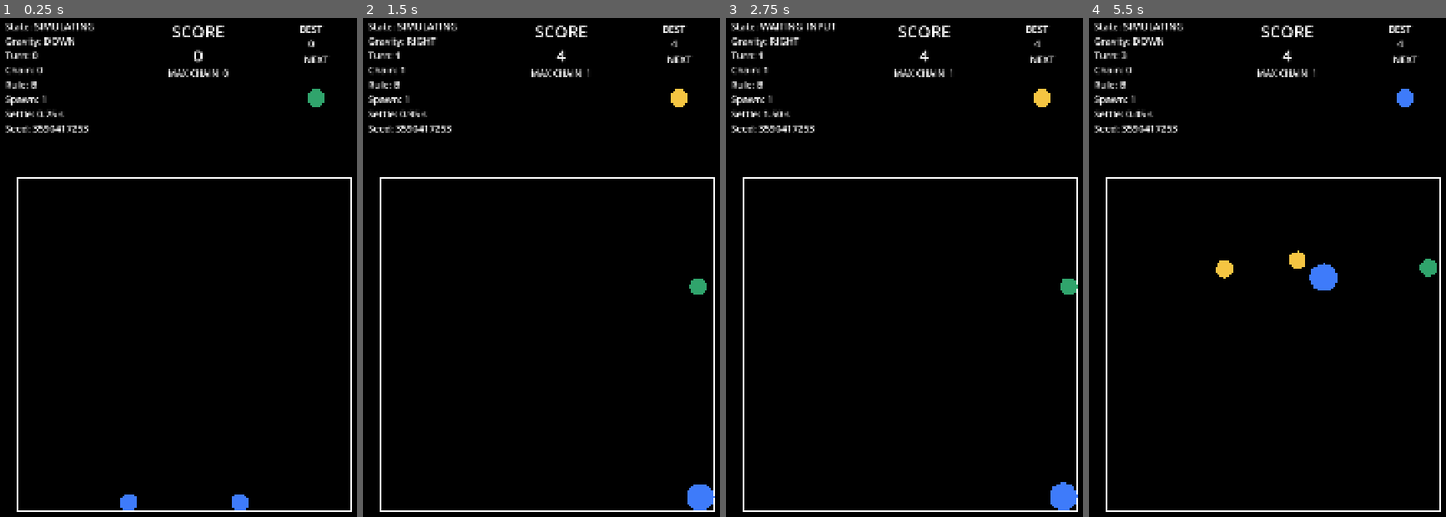
Above: before the commit, frames 1-4 (left to right).
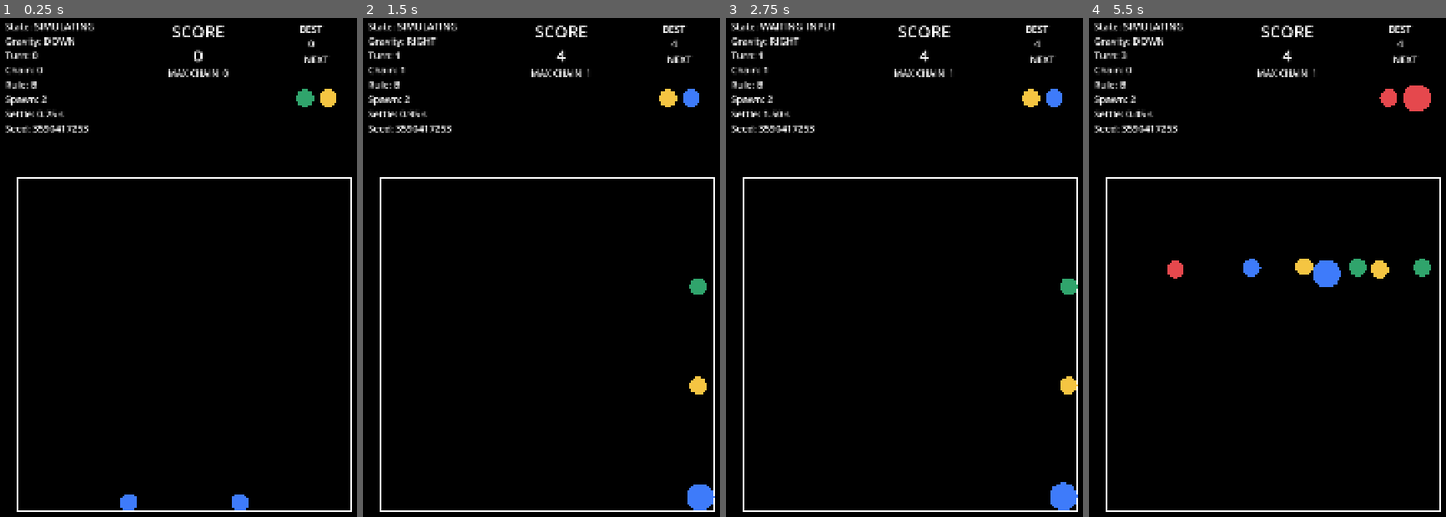
Above: after the commit, the same moments.

Repository: jeongmo-dot/gravity_orb
Game: Godot game, scene res://scenes/Main.tscn
Same seed, same stepped clock (60 frames per second), same inputs: the game is played once before the commit and once after it.
Inputs (mouse positions are in pixels of both pictures, inside the frame that each line leads up to):
- Up to frame 1 (0.25 s): no input
- Up to frame 2 (1.5 s): move the mouse to (630, 312) at 0.52 s; hold Right (gravity_right) 0.53-1.25 s; click (630, 312) at 0.67 s; drag from (473, 377) to (527, 477) at 1.27 s
- Up to frame 3 (2.75 s): move the mouse to (947, 197) at 2.02 s; hold Right (gravity_right) from 2.03 s (still down)
- Up to frame 4 (5.5 s): release Right (gravity_right) at 2.75 s; tap Enter at 2.75 s; drag from (1253, 477) to (1160, 242) at 2.77 s; move the mouse to (1385, 442) at 3.52 s; hold Left (gravity_left) 3.53-4.25 s; drag from (1160, 242) to (1217, 177) at 4.27 s; move the mouse to (1292, 342) at 5.02 s; hold Down (gravity_down) from 5.03 s (still down); click (1292, 342) at 5.17 s

The runs differ from the first frame. In frame 1, 0.3% of the frame differs, in the area x 11-95%, y 14-18%; in frame 2, 0.5%; in frame 3, 0.5%; in frame 4, 1.7%, in the area x 11-98%, y 13-55%.

Commit message:
[#15 M7] B2 생성 규칙 기본값 채택

Diff:
--- a/config/GameConfig.gd
+++ b/config/GameConfig.gd
@@ -31,7 +31,7 @@
 @export var allow_same_direction_swipe: bool = true
 @export var spawn_level_weights: PackedFloat32Array = PackedFloat32Array([0.9, 0.1])
 @export var spawn_color_weights: PackedFloat32Array = PackedFloat32Array([1.0, 1.0, 1.0, 1.0])
-@export var spawn_count_per_turn: int = 1
+@export var spawn_count_per_turn: int = 2
 @export var spawn_count_ramp_turns: int = 0
 @export var spawn_count_max: int = 3
 @export var spawn_position_mode: SpawnPositionMode = SpawnPositionMode.RANDOM
@@ -52,7 +52,6 @@
 @export var wall_penetration_limit: float = 16.0
 @export var opposite_pairs: Array[Vector2i] = [
 	Vector2i(OrbTypes.OrbColor.RED, OrbTypes.OrbColor.BLUE),
-	Vector2i(OrbTypes.OrbColor.GREEN, OrbTypes.OrbColor.YELLOW),
 ]
 @export var annihilation_rule: AnnihilationRule = AnnihilationRule.B_SAME_LEVEL
 @export var level_scores: PackedInt32Array = PackedInt32Array([2, 4, 8, 16, 32, 64, 128])
--- a/config/default_config.tres
+++ b/config/default_config.tres
@@ -27,7 +27,7 @@
 allow_same_direction_swipe = true
 spawn_level_weights = PackedFloat32Array(0.9, 0.1)
 spawn_color_weights = PackedFloat32Array(1, 1, 1, 1)
-spawn_count_per_turn = 1
+spawn_count_per_turn = 2
 spawn_count_ramp_turns = 0
 spawn_count_max = 3
 spawn_position_mode = 0
@@ -46,7 +46,7 @@
 ghost_max_time = 0.6
 ghost_alpha = 0.55
 wall_penetration_limit = 16.0
-opposite_pairs = Array[Vector2i]([Vector2i(0, 1), Vector2i(2, 3)])
+opposite_pairs = Array[Vector2i]([Vector2i(0, 1)])
 annihilation_rule = 1
 level_scores = PackedInt32Array(2, 4, 8, 16, 32, 64, 128)
 annihilation_score_factor = 0.5
--- a/tests/scenarios/test_spawn_flow.gd
+++ b/tests/scenarios/test_spawn_flow.gd
@@ -109,6 +109,7 @@
 
 func test_preview_matches_spawned_orb_and_spawn_line() -> void:
 	var snapshot: Dictionary = _snapshot_config()
+	Config.data.spawn_count_per_turn = 1
 	_set_fast_settle()
 	var fixture: Dictionary = await _create_ready_fixture(4003)
 	var board: Board = fixture["board"] as Board
@@ -197,6 +198,7 @@
 func test_three_turns_spawn_before_one_settle_each() -> void:
 	var snapshot: Dictionary = _snapshot_config()
 	_set_fast_settle()
+	var spawn_count: int = Config.data.spawn_count_per_turn
 	var fixture: Dictionary = await _create_ready_fixture(4005)
 	var board: Board = fixture["board"] as Board
 	var manager: TurnManager = fixture["manager"] as TurnManager
@@ -209,10 +211,18 @@
 		manager.on_swipe(direction)
 		assert_eq(manager.state, TurnManager.State.SPAWNING, "swipe enters SPAWNING")
 		await _wait_for_state(manager, TurnManager.State.SIMULATING)
-		assert_eq(board.get_orbs().size(), orb_count_before + 1, "spawn precedes settling")
+		assert_eq(
+			board.get_orbs().size(),
+			orb_count_before + spawn_count,
+			"spawn precedes settling"
+		)
 		await _wait_for_state(manager, TurnManager.State.WAITING_INPUT)
 
-	assert_eq(board.get_orbs().size(), 5, "initial two plus three turn spawns")
+	assert_eq(
+		board.get_orbs().size(),
+		Config.data.initial_orb_count + directions.size() * spawn_count,
+		"initial orbs plus three turn batches"
+	)
 	var expected_states: Array[TurnManager.State] = []
 	for _turn: int in range(3):
 		expected_states.append_array(
@@ -231,6 +241,7 @@
 
 func test_center_spawn_overlap_remains_inside_board_for_half_second() -> void:
 	var snapshot: Dictionary = _snapshot_config()
+	Config.data.spawn_count_per_turn = 1
 	Config.data.spawn_position_mode = GameConfig.SpawnPositionMode.CENTER
 	var fixture: Dictionary = await _create_fixture(4006, false)
 	var board: Board = fixture["board"] as Board
@@ -379,7 +390,7 @@
 		]
 	)
 	assert_eq(manager.turn_index, 20, "twenty turns completed")
-	assert_eq(board.get_orbs().size(), 22, "initial two plus twenty turn spawns")
+	assert_eq(board.get_orbs().size(), 42, "initial two plus forty turn spawns")
 	assert_eq(total_departures, 0, "twenty-turn orb center departures")
 	assert_eq(total_divergences, 0, "twenty-turn divergent orb frames")
 	assert_eq(board.escape_guard_count, 0, "twenty-turn escape guard activations")
--- a/tests/test_config.gd
+++ b/tests/test_config.gd
@@ -71,7 +71,7 @@
 		PackedFloat32Array([1.0, 1.0, 1.0, 1.0]),
 		"color weights"
 	)
-	assert_eq(config.spawn_count_per_turn, 1, "spawn count per turn")
+	assert_eq(config.spawn_count_per_turn, 2, "spawn count per turn")
 	assert_eq(config.spawn_count_ramp_turns, 0, "spawn count ramp disabled")
 	assert_eq(config.spawn_count_max, 3, "spawn count maximum")
 	assert_eq(config.spawn_position_mode, GameConfig.SpawnPositionMode.RANDOM, "position mode")
@@ -122,17 +122,12 @@
 
 func test_m6_annihilation_defaults() -> void:
 	var config: GameConfig = CONFIG_RESOURCE.duplicate(true) as GameConfig
-	assert_eq(config.opposite_pairs.size(), 2, "opposite pair count")
-	if config.opposite_pairs.size() == 2:
+	assert_eq(config.opposite_pairs.size(), 1, "opposite pair count")
+	if config.opposite_pairs.size() == 1:
 		assert_eq(
 			config.opposite_pairs[0],
 			Vector2i(OrbTypes.OrbColor.RED, OrbTypes.OrbColor.BLUE),
 			"red-blue opposite pair"
-		)
-		assert_eq(
-			config.opposite_pairs[1],
-			Vector2i(OrbTypes.OrbColor.GREEN, OrbTypes.OrbColor.YELLOW),
-			"green-yellow opposite pair"
 		)
 	assert_eq(
 		config.annihilation_rule,
@@ -148,12 +143,12 @@
 		"opposite pair reverse"
 	)
 	assert_true(
-		config.is_opposite(OrbTypes.OrbColor.GREEN, OrbTypes.OrbColor.YELLOW),
-		"green-yellow opposite pair forward"
+		not config.is_opposite(OrbTypes.OrbColor.GREEN, OrbTypes.OrbColor.YELLOW),
+		"green-yellow is not an opposite pair"
 	)
 	assert_true(
-		config.is_opposite(OrbTypes.OrbColor.YELLOW, OrbTypes.OrbColor.GREEN),
-		"green-yellow opposite pair reverse"
+		not config.is_opposite(OrbTypes.OrbColor.YELLOW, OrbTypes.OrbColor.GREEN),
+		"yellow-green is not an opposite pair"
 	)
 
 
--- a/tests/test_rules.gd
+++ b/tests/test_rules.gd
@@ -103,7 +103,7 @@
 	_assert_annihilation(equal, 0, 0, "rule C equal")
 
 
-func test_green_yellow_level_one_annihilates_under_rule_b() -> void:
+func test_green_yellow_level_one_has_no_reaction_under_rule_b() -> void:
 	var cfg: GameConfig = GameConfig.new()
 	cfg.annihilation_rule = GameConfig.AnnihilationRule.B_SAME_LEVEL
 	var result: Dictionary = ReactionRules.classify(
@@ -113,7 +113,7 @@
 		1,
 		cfg
 	)
-	_assert_annihilation(result, 0, 0, "green-yellow rule B")
+	assert_eq(result["type"], ReactionRules.Type.NONE, "green-yellow rule B")
 
 
 func test_yellow_same_level_merges() -> void:
Not shown, changed: docs/jeongmo_codex_to_claude.md
